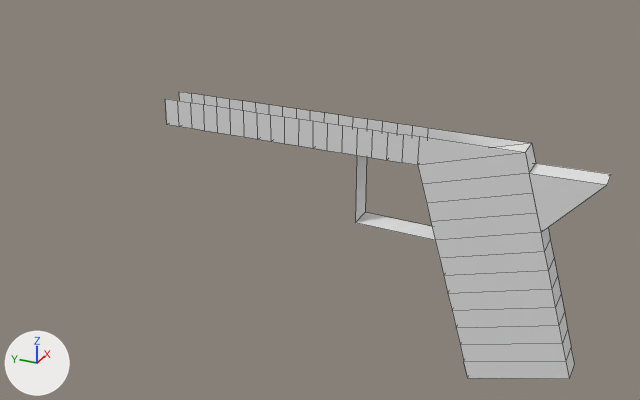
Two versions of the Blender file 1911_pistol.blend, one commit apart.
One viewpoint serves both versions: a camera (50 mm lens) standing at (-0.457, -0.092, 0.25) and looking at (0.007, 0.117, 0.018). The lights are fixed; the arrows at lower left show +X, +Y and +Z. Mesh edges are drawn as thin lines.

In view in the first picture: 'bottom receiver'.
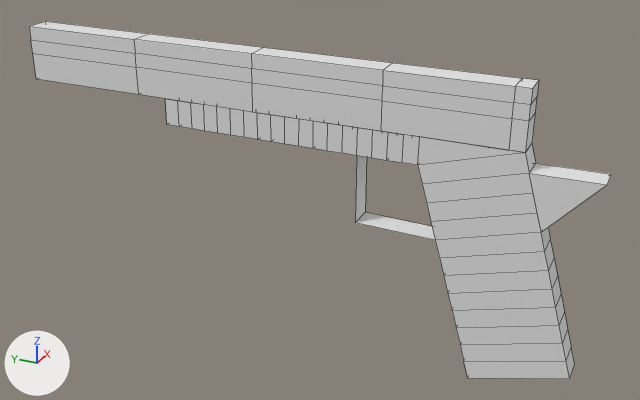
Commit message: Added slide above lower receiver.

Patch to the scene script:
```diff
--- a/1911_pistol.blend.py
+++ b/1911_pistol.blend.py
@@ me_cube @@
+me_cube.from_pydata(...)  # 48 vertices, 46 faces; spans x -0.004..0.004, y -0.004..0.004, z -0.004..0.004
@@ ob_slide @@
+ob_slide = bpy.data.objects.new('slide', me_cube)
+ob_slide.location = (0.0001, 0.1543, 0.0938)
+ob_slide.scale = (2.0, 41.2, 4.45)
```

Where the change shows, as pixel boxes [x1, y1, x2, y2] in the pictures (640 x 400 px):
'slide', added
    after: [29, 21, 539, 153]
